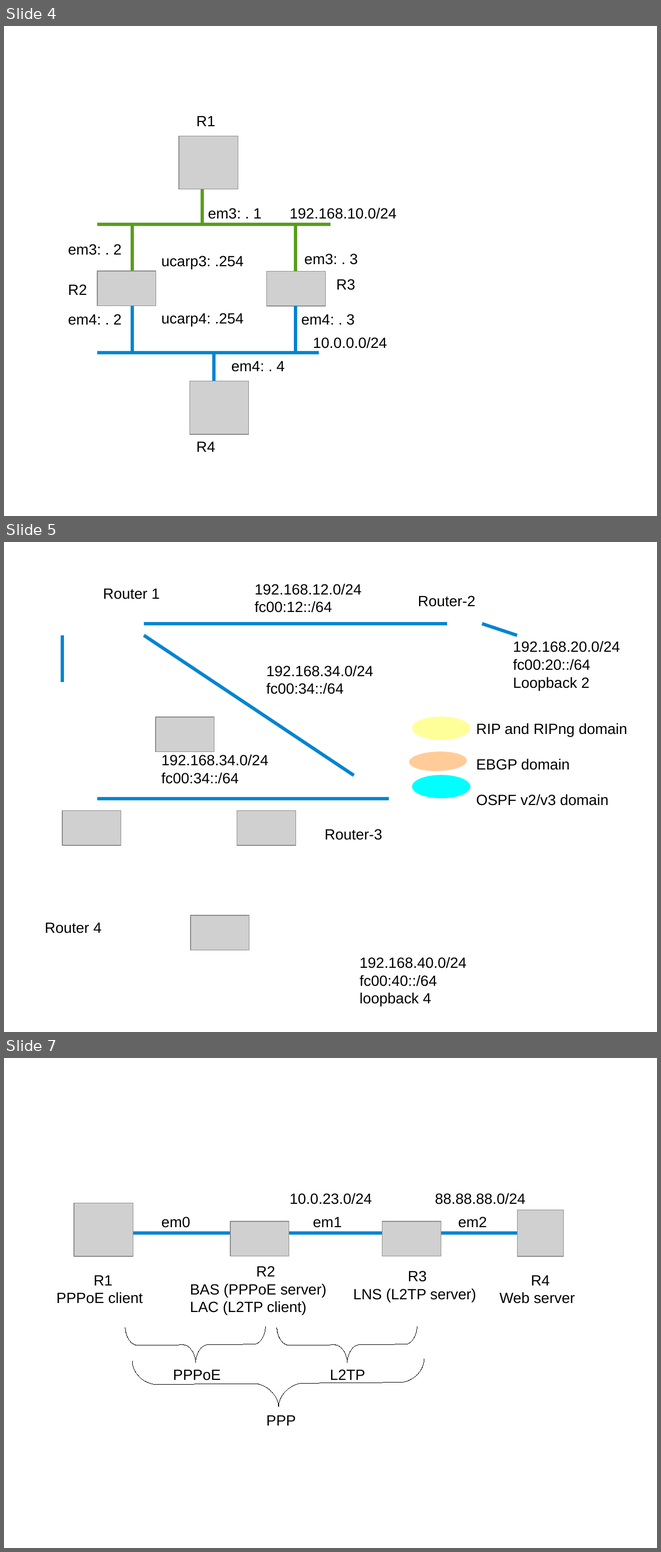
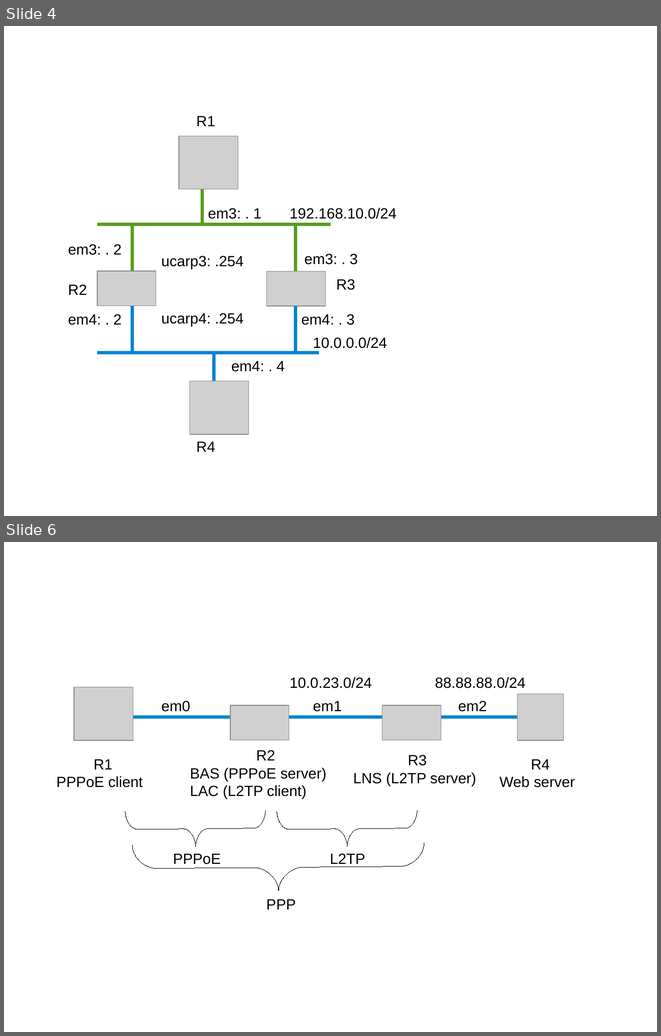
Before and after one commit to wwaites/bsdrp-old, a slide deck: docs/labs.examples.odp. Shown one above the other, each under a label of ours: slides 4, 5 and 7 before the commit, slides 4 and 6 after it; the slides between them are not shown. The pictures are 661x1552 and 661x1036 pixels, drawn with LibreOffice and Linux fonts; fonts in the diff are those of the drawing; grey boxes stand for pictures. Boxes give left, top, right and bottom in pixels: in the first picture for what was removed or moved away, otherwise in the second. Text is boxed around its words. In the diff, an @@ line names an element or a change of style, - is before the commit and + after.

```diff
--- a/docs/labs.examples.odp
+++ b/docs/labs.examples.odp
@@ slide 5 removed at [4, 542, 657, 1032], background #FFFFFF @@
@@ text removed at [103, 588, 160, 599] @@
-Router 1
@@ text removed at [255, 583, 362, 612] @@
-192.168.12.0/24
-fc00:12::/64
@@ text removed at [418, 596, 476, 607] @@
-Router-2
@@ line removed from (62, 682) to (62, 635) @@
@@ line removed from (354, 775) to (144, 635) @@
@@ line removed from (144, 624) to (447, 624) @@
@@ line removed from (517, 635) to (482, 624) @@
@@ text removed at [513, 641, 620, 690] @@
-192.168.20.0/24
-fc00:20::/64
-Loopback 2
@@ text removed at [266, 665, 373, 694] @@
-192.168.34.0/24
-fc00:34::/64
@@ picture removed at [156, 717, 214, 751] @@
@@ ellipse removed at [412, 717, 470, 740] @@
@@ text removed at [476, 723, 627, 805] @@
-RIP and RIPng domain
-EBGP domain
-OSPF v2/v3 domain
@@ text removed at [161, 754, 268, 784] @@
-192.168.34.0/24
-fc00:34::/64
@@ ellipse removed at [409, 751, 468, 772] @@
@@ ellipse removed at [412, 775, 470, 798] @@
@@ picture removed at [62, 810, 121, 845] @@
@@ line removed from (389, 799) to (97, 799) @@
@@ picture removed at [237, 810, 296, 845] @@
@@ text removed at [325, 829, 382, 840] @@
-Router-3
@@ text removed at [45, 922, 102, 933] @@
-Router 4
@@ picture removed at [191, 915, 249, 950] @@
@@ text removed at [360, 956, 467, 1006] @@
-192.168.40.0/24
-fc00:40::/64
-loopback 4
@@ what was slide 7 is now slide 6 @@
```
Also in this commit, not shown: 4 slides changed, 1 slide added, 1 other slide removed, 1 other file.
